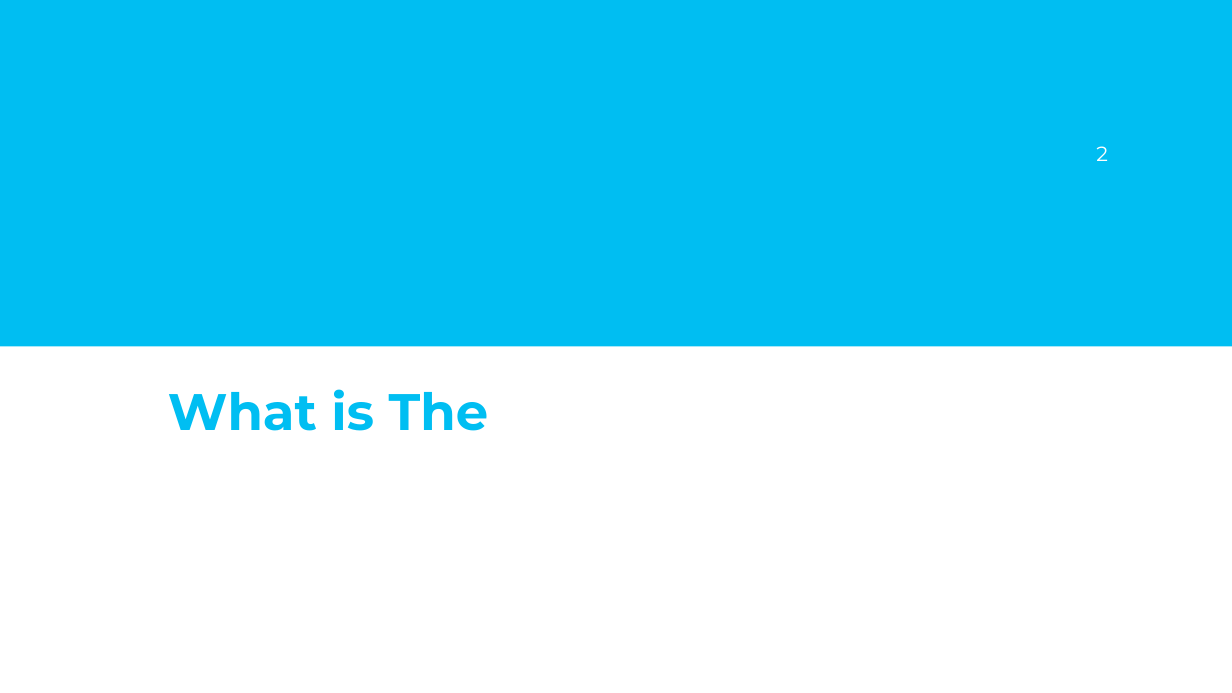
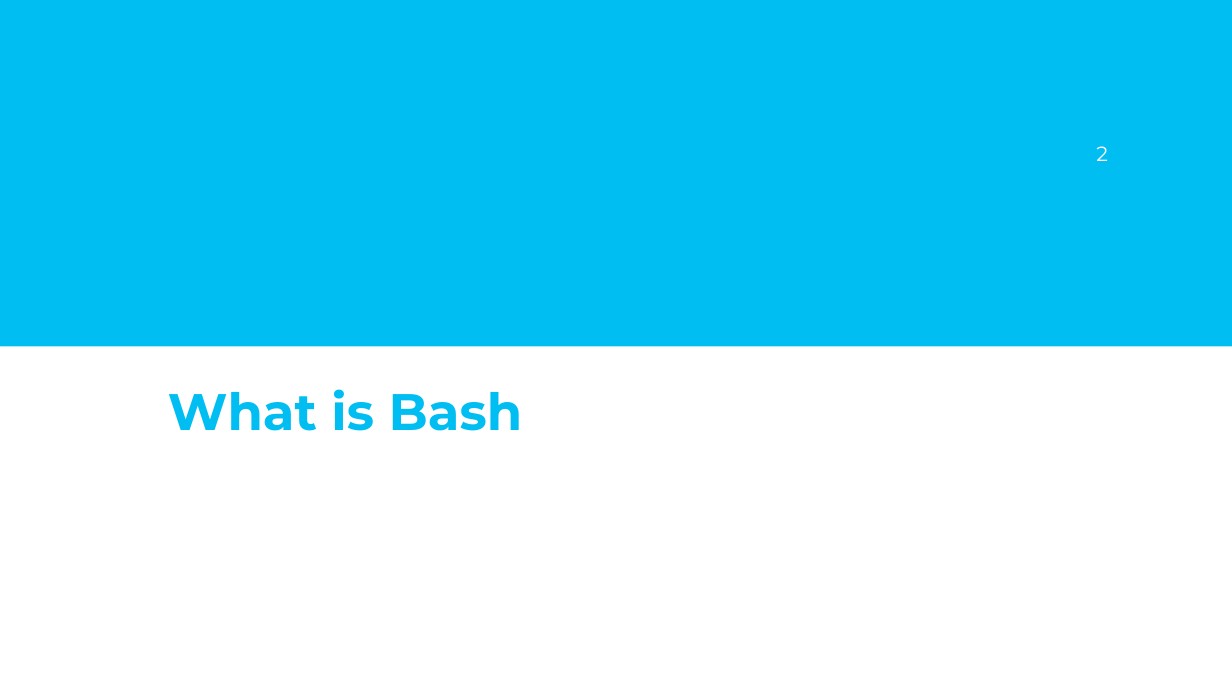
Before and after one commit to TovarasulTony/Tasks, a slide deck: slide 2 of Target_Settings_2020/Bash_SlideShow.pptx. Drawn at 1232x693 pixels with LibreOffice and Linux fonts; fonts in the diff are those of the drawing; background and template pictures are left out. Boxes give left, top, right and bottom in pixels: in the first picture for what was removed or moved away, otherwise in the second. Text is boxed around its words. In the diff, an @@ line names an element or a change of style, - is before the commit and + after.

```diff
--- a/Target_Settings_2020/Bash_SlideShow.pptx
+++ b/Target_Settings_2020/Bash_SlideShow.pptx
@@ title at (168, 389, 523, 431): text changed @@
-What is The
+What is Bash
```
Also in this commit, not shown: 4 other slides changed, 20 slides added, 26 slides removed.
